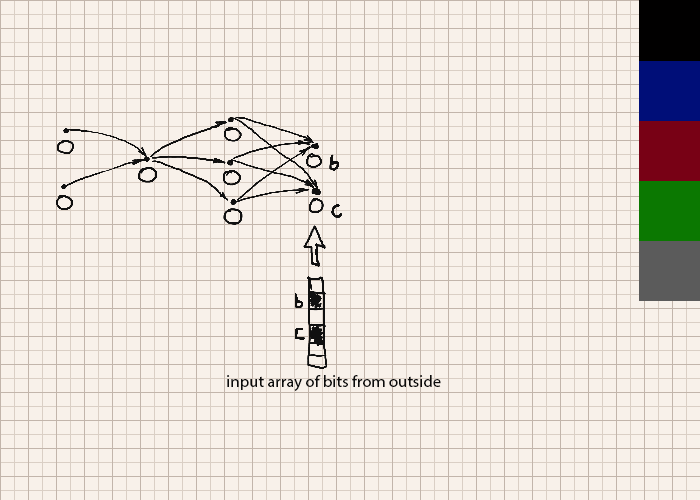
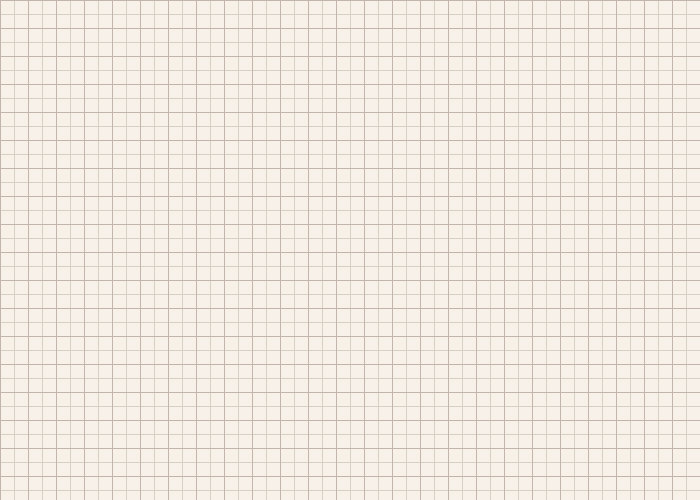
Two versions of the same layered image (700x500). Layer-by-layer changes:
removed layer "input array of bits from outside" from group "text" over (x1=227, y1=375, x2=441, y2=391)
painted on "guiding" over (x1=303, y1=225, x2=326, y2=267)
painted on "Layer 1" over (x1=56, y1=117, x2=342, y2=369)
hid "atramenta" over (x1=639, y1=0, x2=700, y2=301)
